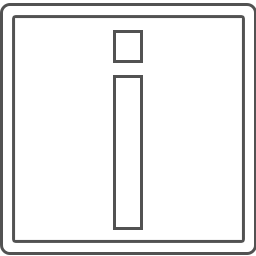
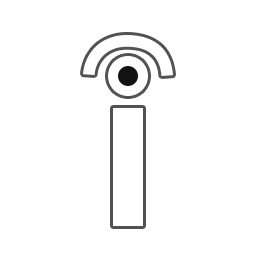
The second 256 x 256 image is a revision of the first. Changes to its layers:
added layer "Эллипс 2" above "Эллипс 1" over [118, 66, 138, 86]
added layer "Эллипс 1" above "Фигура 3" over [108, 56, 148, 96]
added layer "Фигура 3" above "Фигура 5" over [113, 108, 143, 226]
added layer "Фигура 5" above "Прямоугольник, скругл. углы 1" over [83, 35, 173, 76]
hid "Фигура 2", painted on it over [0, 3, 256, 255]
